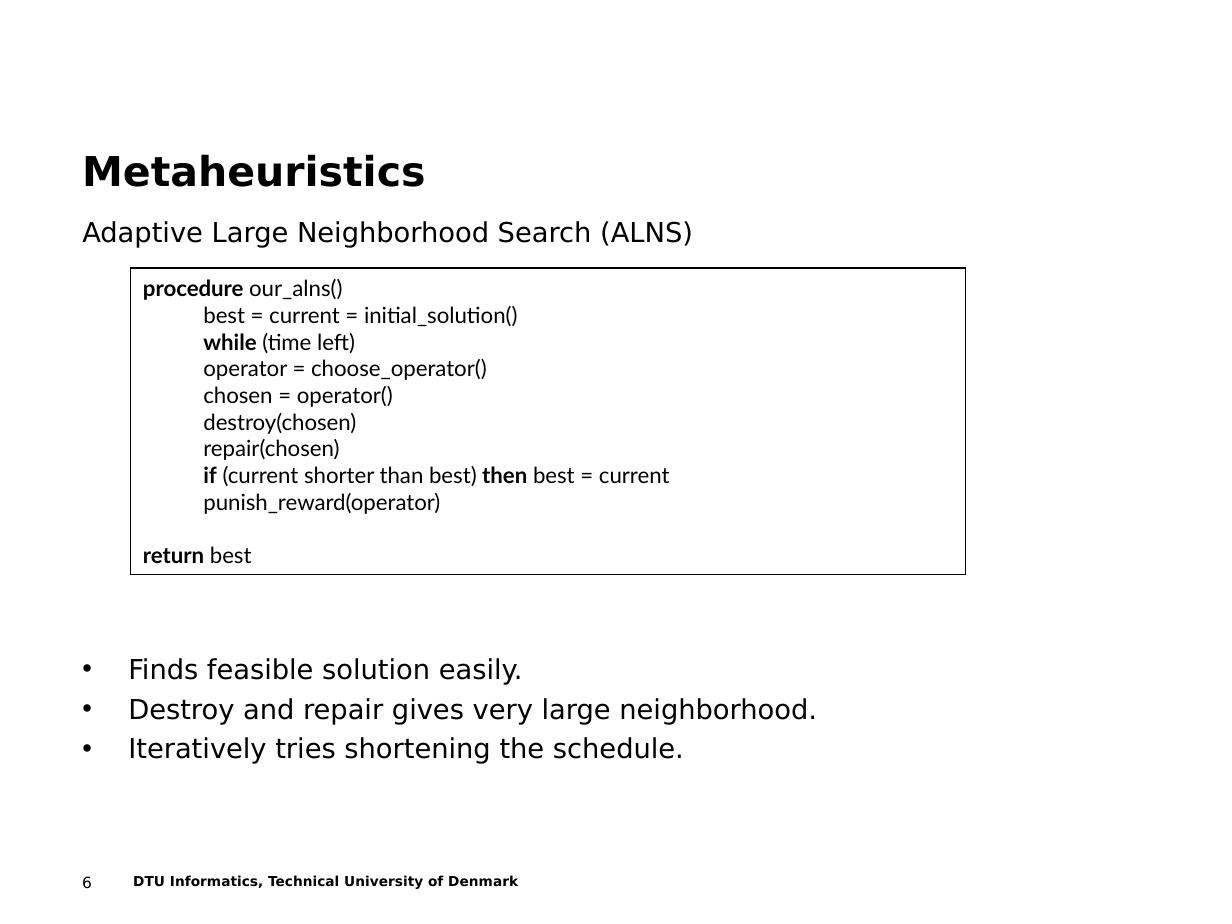
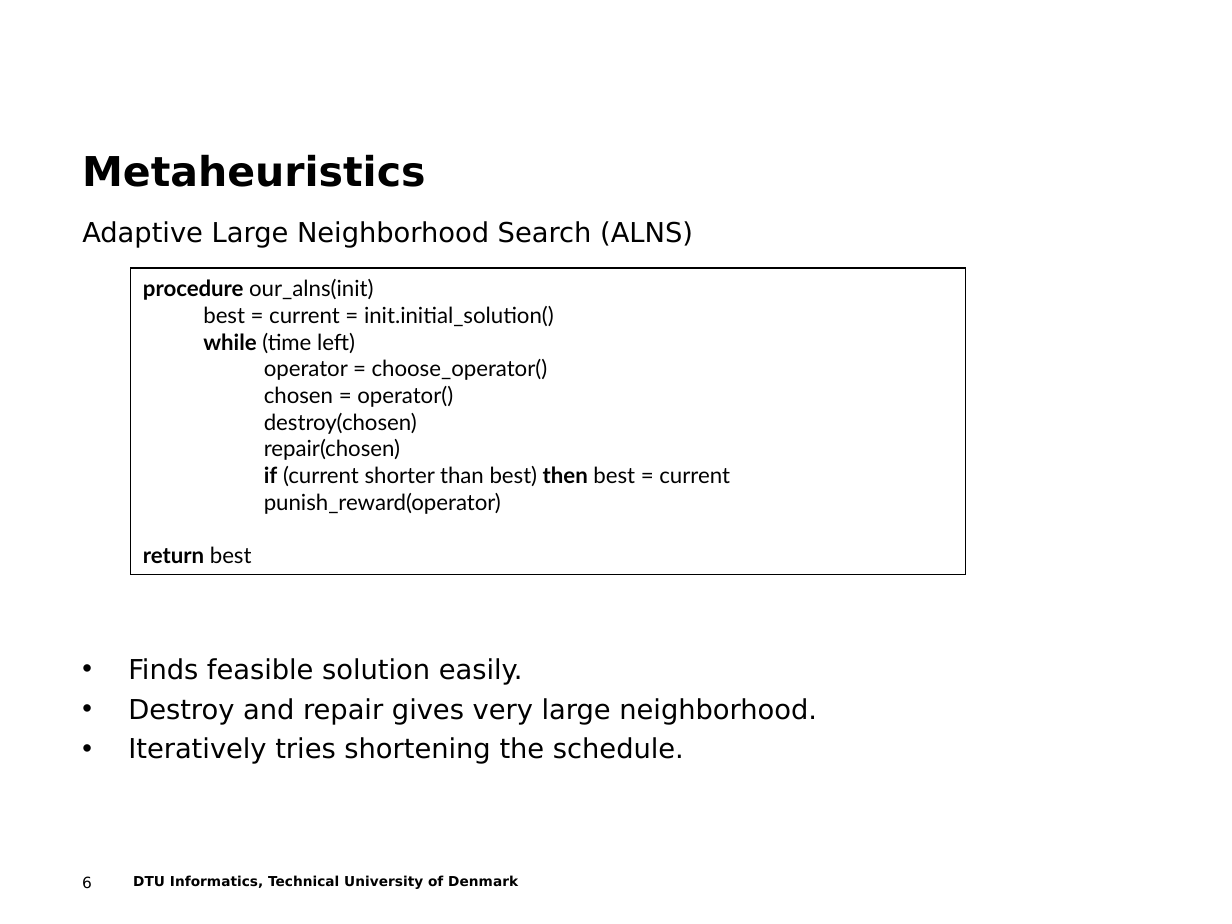
Before and after one commit to t-crest/poseidon, a slide deck: slide 6 of Report/eume_presentation.ppt. Drawn at 1232x924 pixels with LibreOffice and Linux fonts; fonts in the diff are those of the drawing; background and template pictures are left out. Boxes give left, top, right and bottom in pixels: in the first picture for what was removed or moved away, otherwise in the second. Text is boxed around its words. In the diff, an @@ line names an element or a change of style, - is before the commit and + after.

Commit message:
minor

```diff
--- a/Report/eume_presentation.ppt
+++ b/Report/eume_presentation.ppt
@@ text in rectangle at box(143, 279, 554, 327): text changed @@
-procedure our_alns()
-  best = current = initial_solution()
+procedure our_alns(init)
+  best = current = init.initial_solution()
@@ text in rectangle at box(264, 359, 730, 514): list level 2 to 1 in "operator = choose_operator()"; list level 2 to 1 in "chosen = operator()"; list level 2 to 1 in "destroy(chosen)"; list level 2 to 1 in "repair(chosen)"; list level 2 to 1 in "if (current shorter than best) ..."; list level 2 to 1 in "punish_reward(operator)" @@
```
Also in this commit, not shown: 2 other slides changed.
